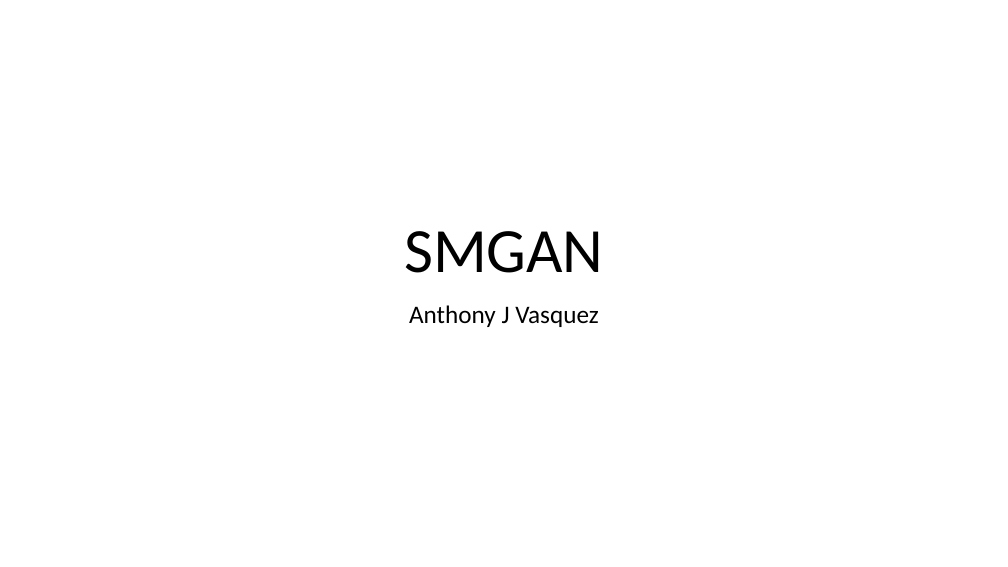
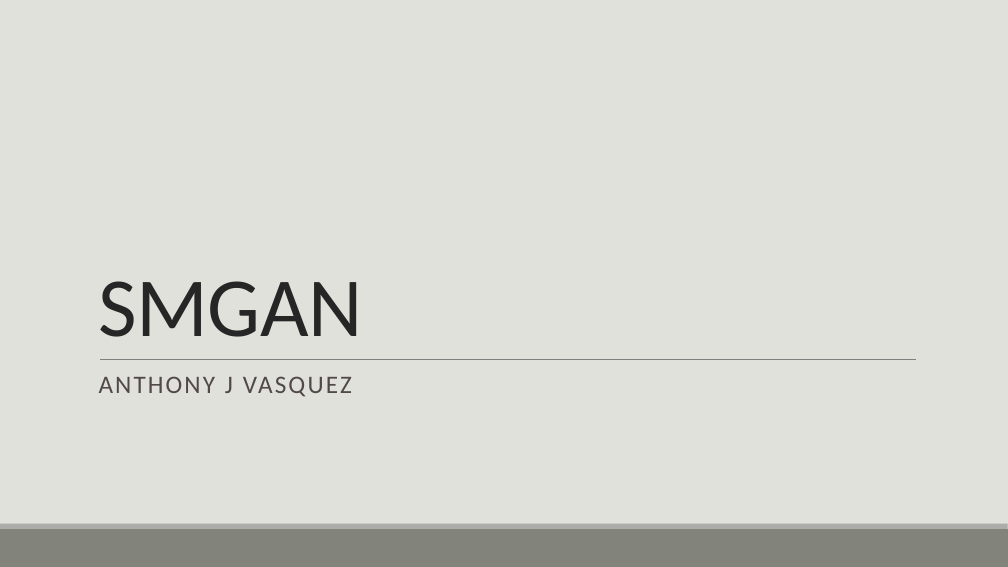
Before and after one commit to vanthony715/SMGAN, a slide deck: slide 1 of SMGAN.pptx. Drawn at 1008x567 pixels with LibreOffice and Linux fonts; fonts in the diff are those of the drawing. Boxes give left, top, right and bottom in pixels: in the first picture for what was removed or moved away, otherwise in the second. Text is boxed around its words. In the diff, an @@ line names an element or a change of style, - is before the commit and + after.

```diff
--- a/SMGAN.pptx
+++ b/SMGAN.pptx
@@ background #FFFFFF to #E1E1DB @@
@@ title "SMGAN": place and size @@
-title "SMGAN" at bbox=[404, 231, 603, 273]
+title "SMGAN" at bbox=[98, 281, 362, 337]
@@ title "SMGAN" at bbox=[98, 281, 362, 337]: size 60 to 80 pt, text colour #000000 to #262626, letter spacing 0 to -0.5 pt; alignment centre to left; line spacing 0.9 to 0.85 @@
@@ line added from (100, 359) to (917, 359), #808080 0.5 pt @@
@@ subtitle at bbox=[99, 376, 352, 397]: text changed; text colour #000000 to #514949 @@
-Anthony J Vasquez
+ANTHONY J VASQUEZ
@@ rectangle added at bbox=[0, 529, 1008, 567], fill #82847C @@
@@ rectangle added at bbox=[0, 524, 1008, 529], fill #ACADA8 @@
```
Also in this commit, not shown: 1 other slide changed, 14 slides added, 2 slides removed, 1 other file.
